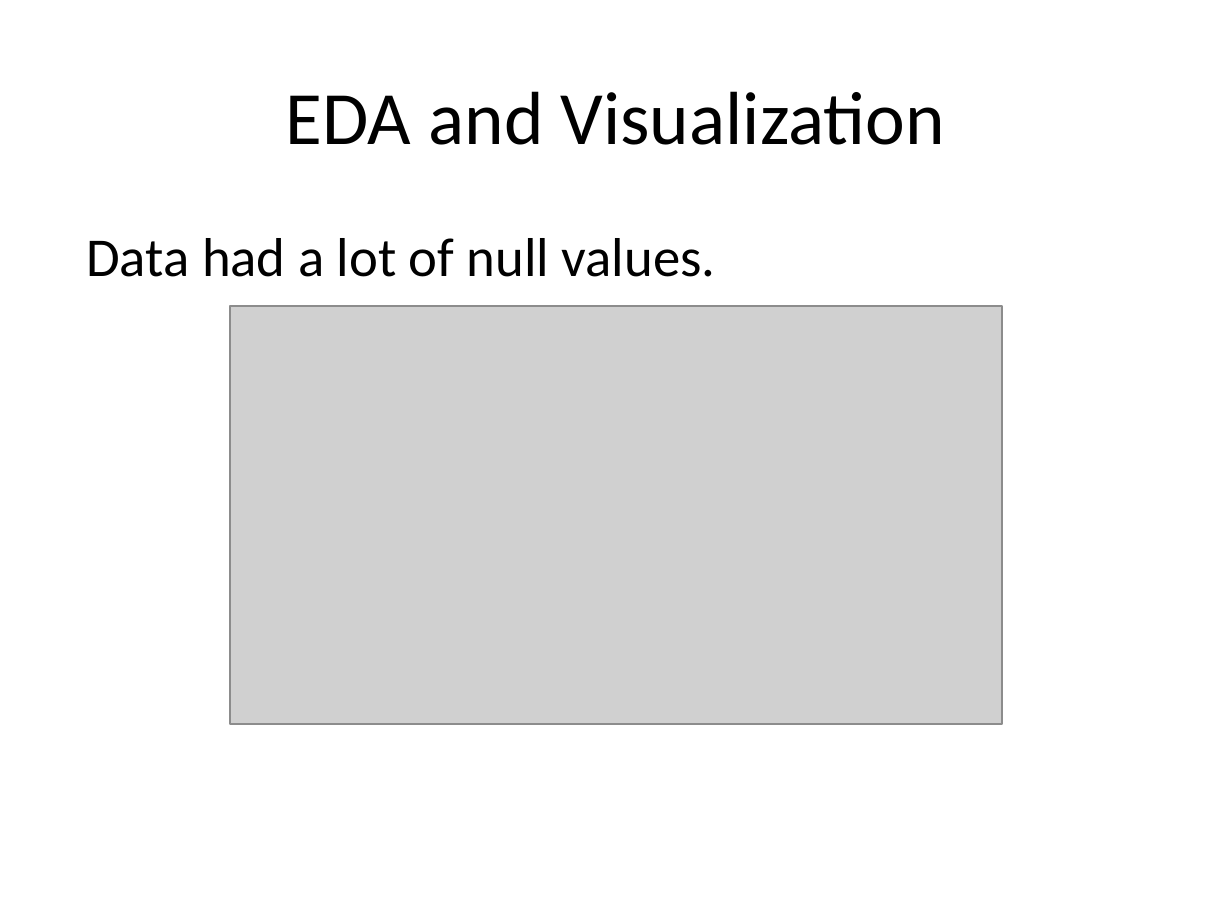
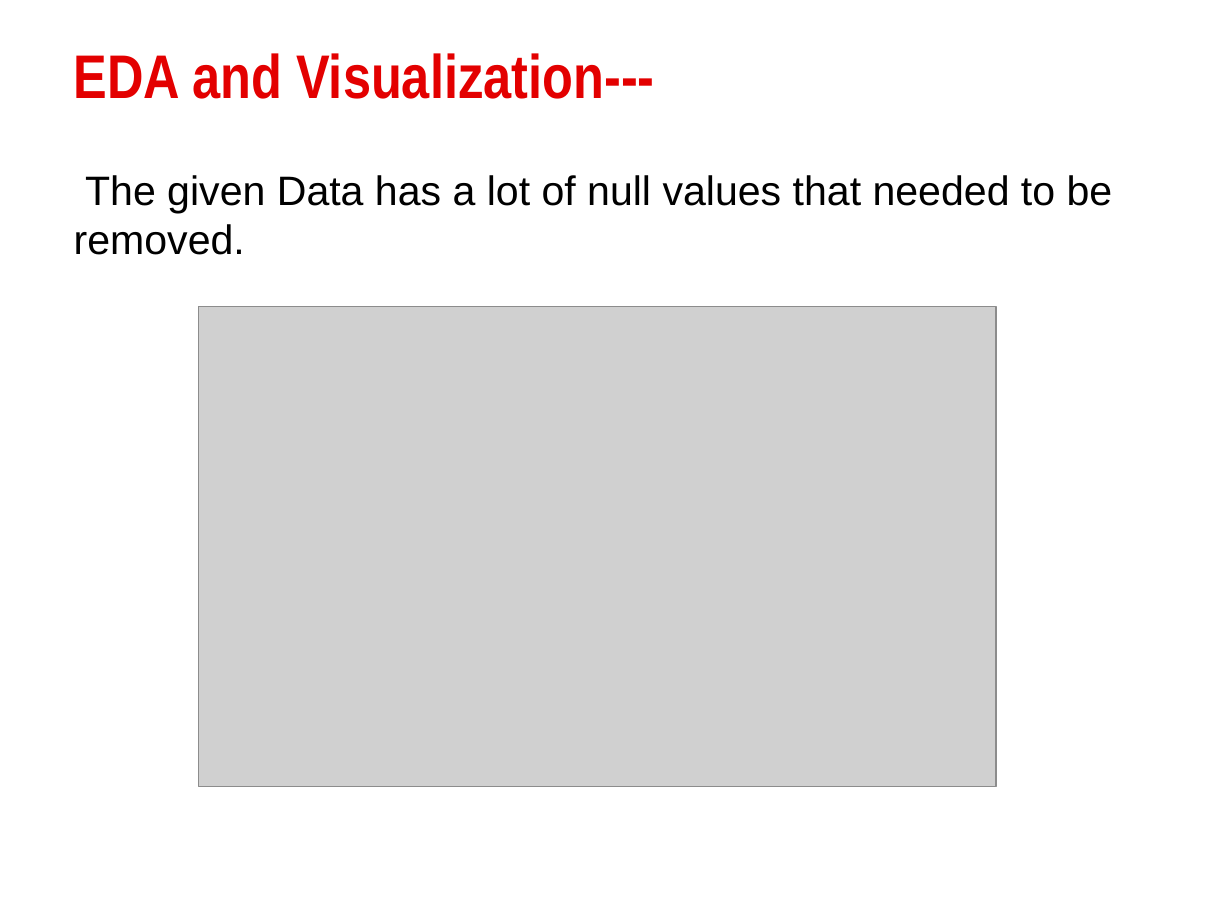
Before and after one commit to SudhanshuKumar19/Web-Scraping-Assignment-1, a slide deck: slide 5 of House Price Prediction PPT.pptx. Drawn at 1232x924 pixels with LibreOffice and Linux fonts; fonts in the diff are those of the drawing; grey boxes stand for pictures; background and template pictures are left out. Boxes give left, top, right and bottom in pixels: in the first picture for what was removed or moved away, otherwise in the second. Text is boxed around its words. In the diff, an @@ line names an element or a change of style, - is before the commit and + after.

```diff
--- a/House Price Prediction PPT.pptx
+++ b/House Price Prediction PPT.pptx
@@ title at <box>74,53,654,99</box>: text changed; size 44 to 36 pt; font Calibri to Arial Narrow; text colour #000000 to gradient #E30000 to #760303; bold on @@
-EDA and Visualization
+EDA and Visualization---
@@ text at <box>74,175,1113,255</box>: text changed; size 32 to 24 pt; font Calibri to Arial @@
-Data had a lot of null values.
+The given Data has a lot of null values that needed to be removed.
@@ picture: place and size @@
-picture at <box>230,307,1003,724</box>
+picture at <box>198,307,995,787</box>
```
Also in this commit, not shown: 11 other slides changed, 3 slides added, 1 slide removed.
